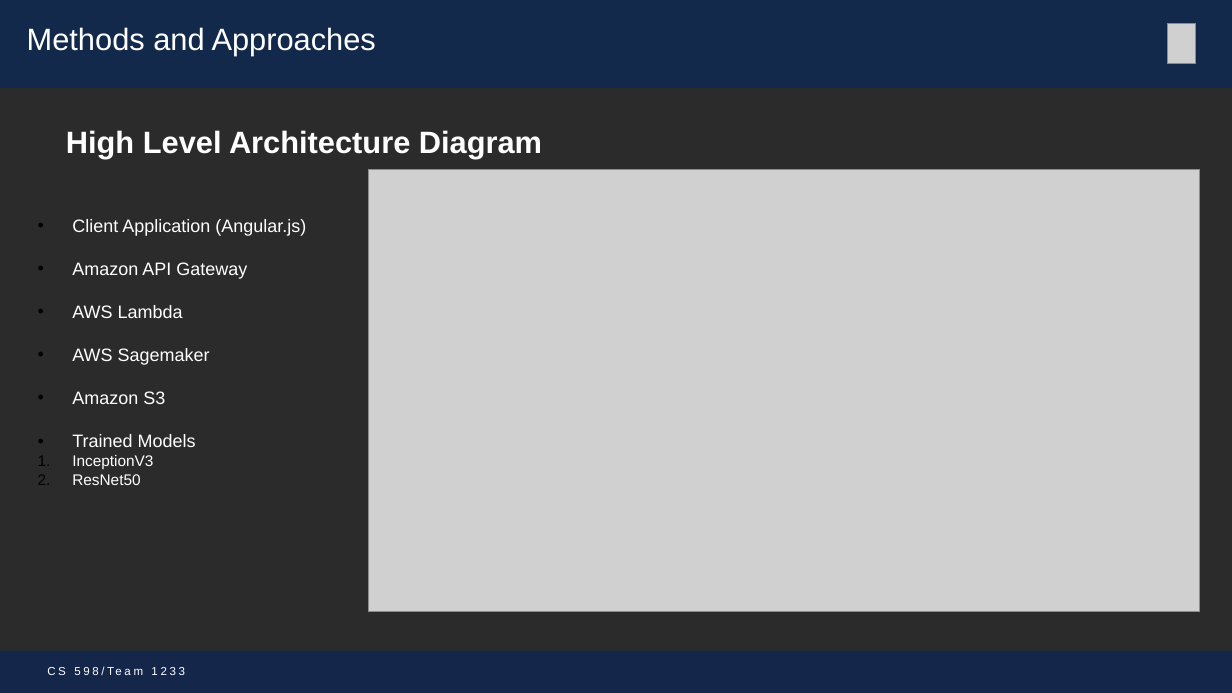
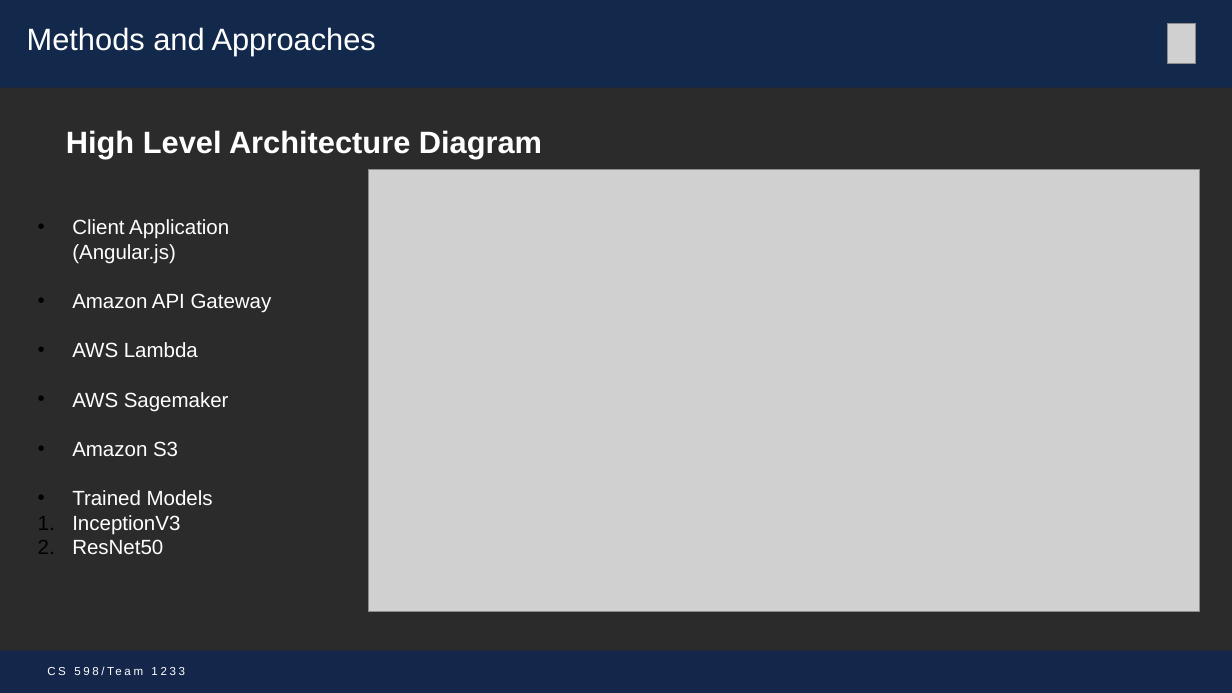
Before and after one commit to mohitbhadauria10/DL-Project, a slide deck: slide 6 of Presentation_Team_1233 _mike.pptx. Drawn at 1232x693 pixels with LibreOffice and Linux fonts; fonts in the diff are those of the drawing; grey boxes stand for pictures; background and template pictures are left out; a plain dark background stands for a picture behind light text. Boxes give left, top, right and bottom in pixels: in the first picture for what was removed or moved away, otherwise in the second. Text is boxed around its words. In the diff, an @@ line names an element or a change of style, - is before the commit and + after.

```diff
--- a/Presentation_Team_1233 _mike.pptx
+++ b/Presentation_Team_1233 _mike.pptx
@@ text "Client Application (Angular.js)" at (72, 219, 272, 554): size 14 to 16 pt in "Client Application (Angular.js)", "Amazon API Gateway", "AWS Lambda", "AWS Sagemaker" and 2 more places; size 12 to 16 pt in "InceptionV3", "ResNet50" @@
```
Also in this commit, not shown: 4 other slides changed.
